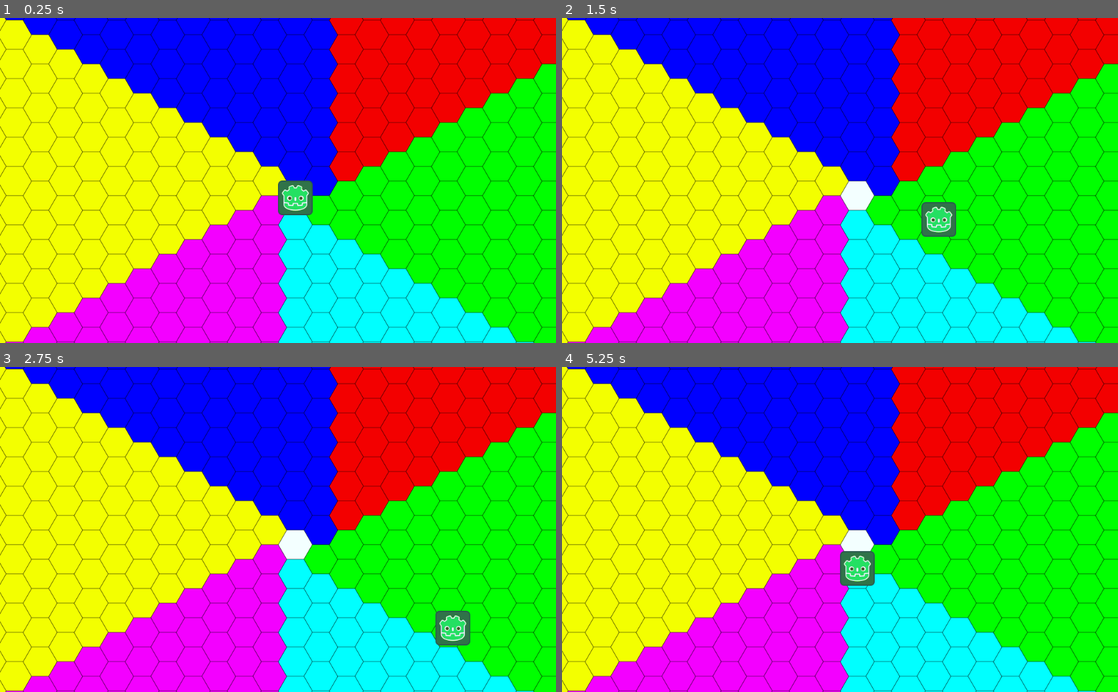
Above: before the commit, frames 1-4 (two rows, left to right).
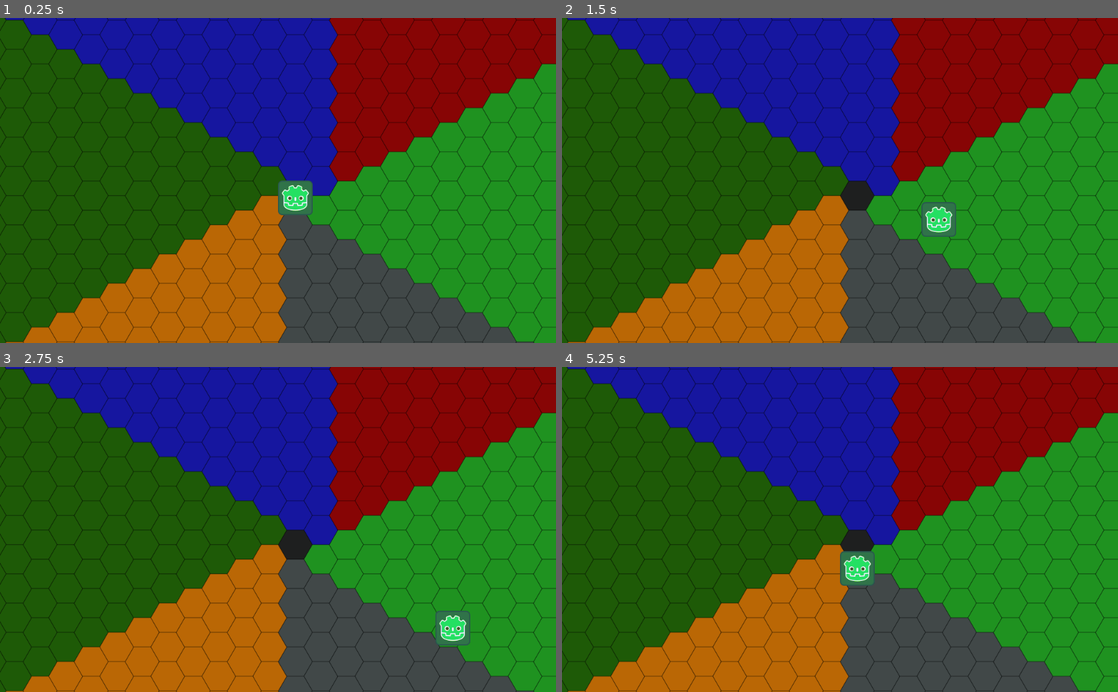
Above: after the commit, the same moments.

Repository: bziemons/zombie-prototype
Game: Godot game, scene res://WorldMap.tscn
Two runs of this game, one before a commit and one after it. Both use one fixed random seed, a clock stepped at 60 frames per second and the inputs below.
Inputs (mouse positions are in pixels of both pictures, inside the frame that each line leads up to):
- Up to frame 1 (0.25 s): no input
- Up to frame 2 (1.5 s): tap Enter at 0.5 s; move the mouse to (962, 164) at 0.52 s; hold Right (ui_right) 0.53-1.28 s; click (962, 164) at 0.67 s; move the mouse to (728, 196) at 1.27 s; hold Down (ui_down) from 1.28 s (still down); click (728, 196) at 1.42 s
- Up to frame 3 (2.75 s): move the mouse to (333, 458) at 2.02 s; release Down (ui_down) at 2.03 s; hold Right (ui_right) from 2.03 s (still down); click (333, 458) at 2.17 s
- Up to frame 4 (5.25 s): move the mouse to (812, 594) at 2.77 s; release Right (ui_right) at 2.78 s; hold Up (ui_up) 2.78-3.53 s; click (812, 594) at 2.92 s; move the mouse to (1006, 578) at 3.52 s; hold Left (ui_left) 3.53-5.03 s; click (1006, 578) at 3.67 s; move the mouse to (673, 480) at 4.27 s; click (673, 480) at 4.42 s; move the mouse to (867, 529) at 5.02 s; hold Down (ui_down) from 5.03 s (still down); click (867, 529) at 5.17 s

The runs differ from the first frame. In frame 1, 99% of the frame differs, in the area x 0-100%, y 0-100%; in frame 2, 99%; in frame 3, 99%; in frame 4, 99%.

Commit message:
Add popup panel for travel information
and merge with popup panel for terrain information

Diff:
--- /dev/null
+++ b/TravelPanel.gd
@@ -0,0 +1,4 @@
+extends PopupPanel
+
+func _ready():
+	self.rect_size = Vector2(100, 50)
--- /dev/null
+++ b/TravelPopup.gd
@@ -0,0 +1,5 @@
+extends PanelContainer
+
+func _ready():
+	self.hide()
+	pass
--- a/WorldMap.gd
+++ b/WorldMap.gd
@@ -1,27 +1,28 @@
 extends TileMap
 
 onready var camera = get_node("../Camera2D")
-onready var path2d = get_node("../Path2D")
-onready var curve2d = path2d.get_curve()
-onready var line2d = get_node("../Path2D/Line2D")
-
-var terrainInfoPanel = PopupPanel.new()
-var terrainInfoLabel = Label.new()
+onready var path = get_node("../Player/Path")
+onready var path_curve = path.get_curve()
+onready var path_line = get_node("../Player/Path/PathLine")
+onready var travel_panel = camera.get_node("TravelLayer/TravelPanel")
+onready var travel_label = camera.get_node("TravelLayer/TravelPanel/TravelLabel")
 
 var width = 64
 var heigth = sqrt(3) * (64 / 2)
+
 #Walking speed is calculated by
 #(normalSpeed * ((tiredness / 100) + (illness / 100) + 1) * ((density / 10) + 1
 #Event is calculated by
-var tile_type = [
-	{ "density": 3, "zombie": 6, "raider": 7, "survivor": 2, "name": "road" },
-	{ "density": 9, "zombie": 1, "raider": 3, "survivor": 0, "name": "water" },
-	{ "density": 5, "zombie": 8, "raider": 5, "survivor": 3, "name": "building" },
-	{ "density": 1, "zombie": 3, "raider": 4, "survivor": 2, "name": "grass" },
-	{ "density": 7, "zombie": 2, "raider": 7, "survivor": 4, "name": "mountain" },
-	{ "density": 4, "zombie": 6, "raider": 10, "survivor": 1, "name": "military" },
-	{ "density": 6, "zombie": 4, "raider": 8, "survivor": 4, "name": "forest" }
-]
+#?????????????
+var tile_type = {
+	"Road": { "density": 3, "zombie": 6, "raider": 7, "survivor": 2, "name": "Road" },
+	"Water": { "density": 9, "zombie": 1, "raider": 3, "survivor": 0, "name": "Water" },
+	"City": { "density": 5, "zombie": 8, "raider": 5, "survivor": 3, "name": "City" },
+	"Grassland": { "density": 1, "zombie": 3, "raider": 4, "survivor": 2, "name": "Grassland" },
+	"Mountain": { "density": 7, "zombie": 2, "raider": 7, "survivor": 4, "name": "Mountain" },
+	"Military": { "density": 4, "zombie": 6, "raider": 10, "survivor": 1, "name": "Military" },
+	"Forest": { "density": 6, "zombie": 4, "raider": 8, "survivor": 4, "name": "Forest" }
+}
 
 var neighbours_even = [
 	Vector2(1, -1), Vector2(1, 0), Vector2(0, 1),
@@ -37,27 +38,28 @@
 	if event is InputEventMouseButton:
 		if event.button_index == BUTTON_LEFT:
 			if event.pressed:
+				travel_panel.hide()
 				print(world_to_map(event.position + camera.position - get_viewport().size / 2))
 			if event.doubleclick:
 				var map_position = world_to_map(event.position + camera.position - get_viewport().size / 2)
-				add_point_to_path(get_tile_center(event.position + camera.position - get_viewport().size / 2));
+				add_point_to_path(get_tile_center(event.position + camera.position - get_viewport().size / 2), event.position);
 				#if get_cellv(map_position) != INVALID_CELL:
 					#get_node("../Player").position = map_to_world(map_position)
 		if event.button_index == BUTTON_RIGHT:
 			if event.pressed == false:
-				terrainInfoPanel.hide()
+				travel_panel.hide()
 				var map_position = world_to_map(event.position + camera.position - get_viewport().size / 2)
 				if get_cellv(map_position) != INVALID_CELL:
-					camera.add_child(terrainInfoPanel)
-					terrainInfoPanel.add_child(terrainInfoLabel)
-					terrainInfoLabel.text = get_info(tile_set.tile_get_name(get_cellv(map_position)))
-					terrainInfoPanel.popup(Rect2(map_to_world(map_position) + cell_size, Vector2(100, 50)))
+					travel_label.text = get_info(tile_set.tile_get_name(get_cellv(map_position)))
+					# TODO: Popup appear at left upper corner if there is not enough space
+					travel_panel.popup(Rect2(event.position + Vector2(width, heigth) / 2, Vector2(100, 50)))
 	elif event is InputEventMouseMotion:
 		if Input.is_mouse_button_pressed(BUTTON_LEFT):
 			camera.position -= event.relative
 
 func _ready():
 	get_node("../Player").position = map_to_world(Vector2(0, 0))
+	path_line.set_joint_mode(path_line.LINE_JOINT_ROUND)
 
 	clear()
 	var tile = Vector2(0, 0)
@@ -112,24 +114,29 @@
 	return map_to_world(world_to_map(position)) + Vector2(width / 2, heigth / 2)
 
 func set_player_point():
-	curve2d.add_point(get_tile_center(get_node("../Player").position + Vector2(32, 32)))
-	line2d.add_point(get_tile_center(get_node("../Player").position + Vector2(32, 32)))
+	path_curve.add_point(get_tile_center(get_node("../Player").position + Vector2(32, 32)))
+	path_line.add_point(get_tile_center(get_node("../Player").position + Vector2(32, 32)))
 
-func add_point_to_path(position):
-	if curve2d.get_point_count() <= 0:
+func add_point_to_path(position, popup_position):
+	if path_curve.get_point_count() <= 0:
 		set_player_point()
-	if check_neighbours(position, curve2d.get_point_position(curve2d.get_point_count() - 1)):
-		curve2d.add_point(position)
-		line2d.add_point(position)
+	if check_neighbours(position, path_curve.get_point_position(path_curve.get_point_count() - 1)):
+		path_curve.add_point(position)
+		path_line.add_point(position)
+		# TODO: Calculate and alter the travel duration
+		travel_label.text = "EST. Arrival: 10 Years"
+		travel_panel.popup(Rect2(popup_position, Vector2(100, 50)))
 
-func get_info(type_id):
+func get_info(type_name):
 	var info_string = """{name}
 
 	Density: {density}
 	Zombie: {zombie}
 	Raider: {raider}
 	Survivor: {survivor}"""
-	return info_string.format(tile_type[int(type_id)])
 
-func get_density(type_id):
-	return tile_type[int(type_id)].density
+	tile_type.get(type_name)
+	return info_string.format(tile_type.get(type_name))
+
+func get_density(type_name):
+	return tile_type.get(type_name).density
--- a/WorldMap.tscn
+++ b/WorldMap.tscn
@@ -1,17 +1,18 @@
-[gd_scene load_steps=7 format=2]
+[gd_scene load_steps=8 format=2]
 
 [ext_resource path="res://hexagon.svg" type="Texture" id=1]
 [ext_resource path="res://WorldMap.gd" type="Script" id=2]
 [ext_resource path="res://Player.tscn" type="PackedScene" id=3]
+[ext_resource path="res://TravelPanel.gd" type="Script" id=4]
 
 [sub_resource type="ConvexPolygonShape2D" id=1]
 points = PoolVector2Array( 48.3526, 9.2901, 62.8202, 36.7786, 47.3881, 64, 16.5239, 62.8202, 1.09181, 35.3318, 16.5239, 9.2901 )
 
 [sub_resource type="TileSet" id=2]
-0/name = "hexagon.svg 0"
+0/name = "Road"
 0/texture = ExtResource( 1 )
 0/tex_offset = Vector2( 0, 0 )
-0/modulate = Color( 1, 1, 1, 1 )
+0/modulate = Color( 0.12549, 0.12549, 0.12549, 1 )
 0/region = Rect2( 0, 0, 64, 64 )
 0/tile_mode = 0
 0/occluder_offset = Vector2( 0, 0 )
@@ -24,60 +25,60 @@
 "shape_transform": Transform2D( 1, 0, 0, 1, 0, 0 )
 } ]
 0/z_index = 0
-1/name = "hexagon.svg 1"
+1/name = "Water"
 1/texture = ExtResource( 1 )
 1/tex_offset = Vector2( 0, 0 )
-1/modulate = Color( 0, 0, 1, 1 )
+1/modulate = Color( 0.0901961, 0.0901961, 0.627451, 1 )
 1/region = Rect2( 0, 0, 64, 64 )
 1/tile_mode = 0
 1/occluder_offset = Vector2( 0, 0 )
 1/navigation_offset = Vector2( 0, 0 )
 1/shapes = [  ]
 1/z_index = 0
-2/name = "hexagon.svg 2"
+2/name = "City"
 2/texture = ExtResource( 1 )
 2/tex_offset = Vector2( 0, 0 )
-2/modulate = Color( 1, 0, 0, 1 )
+2/modulate = Color( 0.556863, 0.0235294, 0.0235294, 1 )
 2/region = Rect2( 0, 0, 64, 64 )
 2/tile_mode = 0
 2/occluder_offset = Vector2( 0, 0 )
 2/navigation_offset = Vector2( 0, 0 )
 2/shapes = [  ]
 2/z_index = 0
-3/name = "hexagon.svg 3"
+3/name = "Grassland"
 3/texture = ExtResource( 1 )
 3/tex_offset = Vector2( 0, 0 )
-3/modulate = Color( 0, 1, 0, 1 )
+3/modulate = Color( 0.129412, 0.576471, 0.129412, 1 )
 3/region = Rect2( 0, 0, 64, 64 )
 3/tile_mode = 0
 3/occluder_offset = Vector2( 0, 0 )
 3/navigation_offset = Vector2( 0, 0 )
 3/shapes = [  ]
 3/z_index = 0
-4/name = "hexagon.svg 4"
+4/name = "Mountain"
 4/texture = ExtResource( 1 )
 4/tex_offset = Vector2( 0, 0 )
-4/modulate = Color( 0, 1, 1, 1 )
+4/modulate = Color( 0.266667, 0.286275, 0.286275, 1 )
 4/region = Rect2( 0, 0, 64, 64 )
 4/tile_mode = 0
 4/occluder_offset = Vector2( 0, 0 )
 4/navigation_offset = Vector2( 0, 0 )
 4/shapes = [  ]
 4/z_index = 0
-5/name = "hexagon.svg 5"
+5/name = "Military"
 5/texture = ExtResource( 1 )
 5/tex_offset = Vector2( 0, 0 )
-5/modulate = Color( 1, 0, 1, 1 )
+5/modulate = Color( 0.764706, 0.407843, 0.0235294, 1 )
 5/region = Rect2( 0, 0, 64, 64 )
 5/tile_mode = 0
 5/occluder_offset = Vector2( 0, 0 )
 5/navigation_offset = Vector2( 0, 0 )
 5/shapes = [  ]
 5/z_index = 0
-6/name = "hexagon.svg 6"
+6/name = "Forest"
 6/texture = ExtResource( 1 )
 6/tex_offset = Vector2( 0, 0 )
-6/modulate = Color( 1, 1, 0, 1 )
+6/modulate = Color( 0.12549, 0.356863, 0.0313726, 1 )
 6/region = Rect2( 0, 0, 64, 64 )
 6/tile_mode = 0
 6/occluder_offset = Vector2( 0, 0 )
@@ -103,6 +104,12 @@
 
 [node name="Player" parent="." instance=ExtResource( 3 )]
 
+[node name="Path" type="Path2D" parent="Player"]
+curve = SubResource( 3 )
+
+[node name="PathLine" type="Line2D" parent="Player/Path"]
+texture_mode = -1518177842
+
 [node name="Camera2D" type="Camera2D" parent="."]
 current = true
 drag_margin_left = 0.0
@@ -110,7 +117,18 @@
 drag_margin_right = 0.0
 drag_margin_bottom = 0.0
 
-[node name="Path2D" type="Path2D" parent="."]
-curve = SubResource( 3 )
+[node name="TravelLayer" type="CanvasLayer" parent="Camera2D"]
 
-[node name="Line2D" type="Line2D" parent="Path2D"]
+[node name="TravelPanel" type="PopupPanel" parent="Camera2D/TravelLayer"]
+margin_left = 7.0
+margin_top = 7.0
+margin_right = 101.0
+margin_bottom = 80.0
+script = ExtResource( 4 )
+
+[node name="TravelLabel" type="Label" parent="Camera2D/TravelLayer/TravelPanel"]
+margin_left = 4.0
+margin_top = 4.0
+margin_right = 90.0
+margin_bottom = 69.0
+autowrap = true
